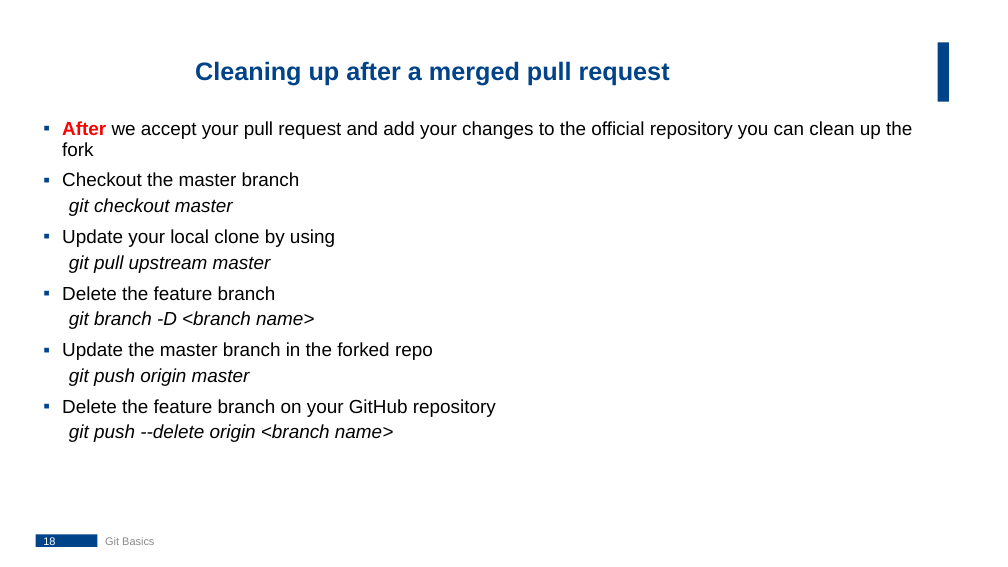
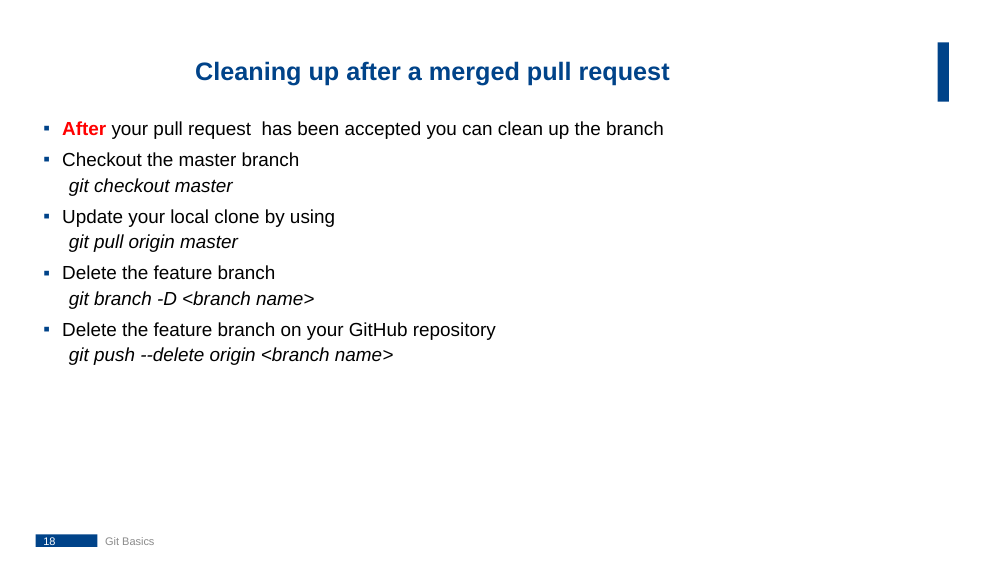
Before and after one commit to NikoStein/klausurtagung2020, a slide deck: slide 18 of 01_Version Control.pptx. Drawn at 1008x567 pixels with LibreOffice and Linux fonts; fonts in the diff are those of the drawing; background and template pictures are left out. Boxes give left, top, right and bottom in pixels: in the first picture for what was removed or moved away, otherwise in the second. Text is boxed around its words. In the diff, an @@ line names an element or a change of style, - is before the commit and + after.

Commit message:
Upload

```diff
--- a/01_Version Control.pptx
+++ b/01_Version Control.pptx
@@ text at (x1=62, y1=121, x2=664, y2=139): text changed @@
-▪ After we accept your pull request and add your changes to the official repository you can clean up the fork
+▪ After your pull request has been accepted you can clean up the branch
@@ text at (x1=69, y1=234, x2=238, y2=252): text changed @@
-  git pull upstream master
+  git pull origin master
@@ text at (x1=62, y1=342, x2=433, y2=386): paragraphs removed @@
-▪ Update the master branch in the forked repo
-  git push origin master
```
Also in this commit, not shown: 1 other slide changed, 1 slide removed.
